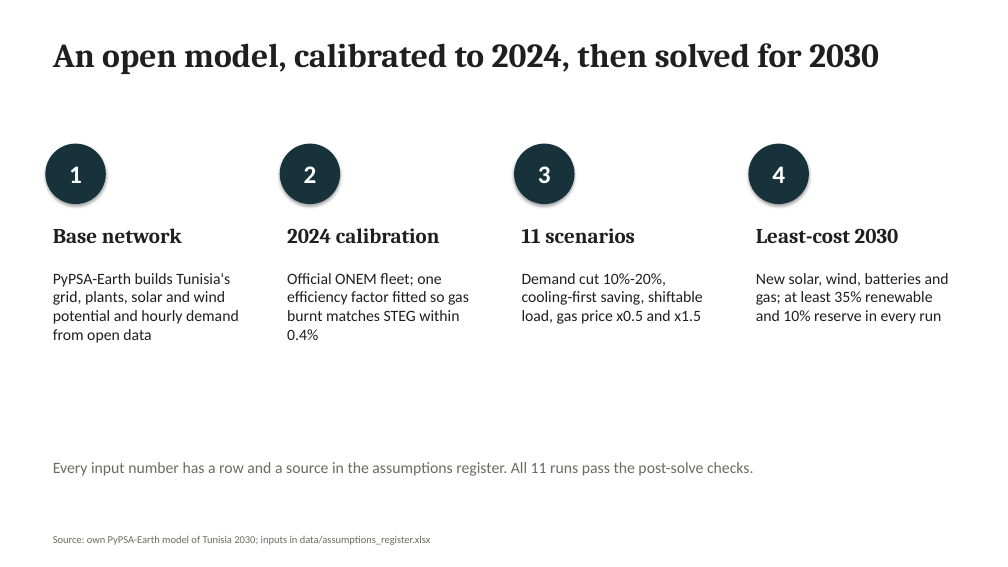
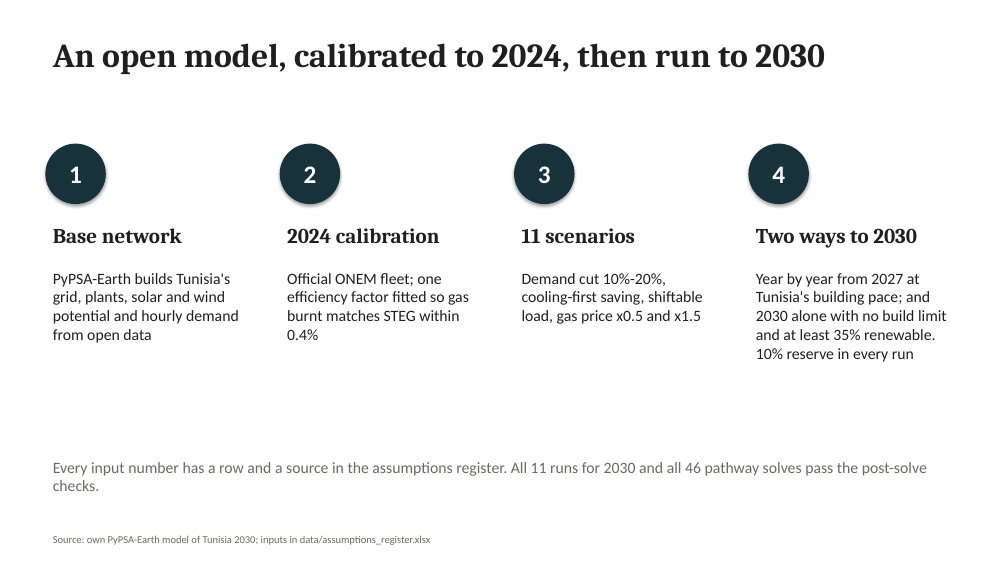
Before and after one commit to RayenRomdhani/tunisia-saved-mwh, a slide deck: slide 3 of report/deck.pptx. Drawn at 1008x567 pixels with LibreOffice and Linux fonts; fonts in the diff are those of the drawing. Boxes give left, top, right and bottom in pixels: in the first picture for what was removed or moved away, otherwise in the second. Text is boxed around its words. In the diff, an @@ line names an element or a change of style, - is before the commit and + after.

Commit message:
docs: lead the deck with the 2027-2030 pathway result; label the 2030-alone slides

```diff
--- a/report/deck.pptx
+++ b/report/deck.pptx
@@ text at (53, 43, 825, 74): text changed @@
-An open model, calibrated to 2024, then solved for 2030
+An open model, calibrated to 2024, then run to 2030
@@ text at (756, 228, 917, 248): text changed @@
-Least-cost 2030
+Two ways to 2030
@@ text at (756, 273, 947, 362): text changed @@
-New solar, wind, batteries and gas; at least 35% renewable and 10% reserve in every run
+Year by year from 2027 at Tunisia's building pace; and 2030 alone with no build limit and at least 35% renewable. 10% reserve in every run
@@ text at (53, 462, 927, 491): text changed @@
-Every input number has a row and a source in the assumptions register. All 11 runs pass the post-solve checks.
+Every input number has a row and a source in the assumptions register. All 11 runs for 2030 and all 46 pathway solves pass the post-solve checks.
```
Also in this commit, not shown: 7 other slides changed, 3 other files.
